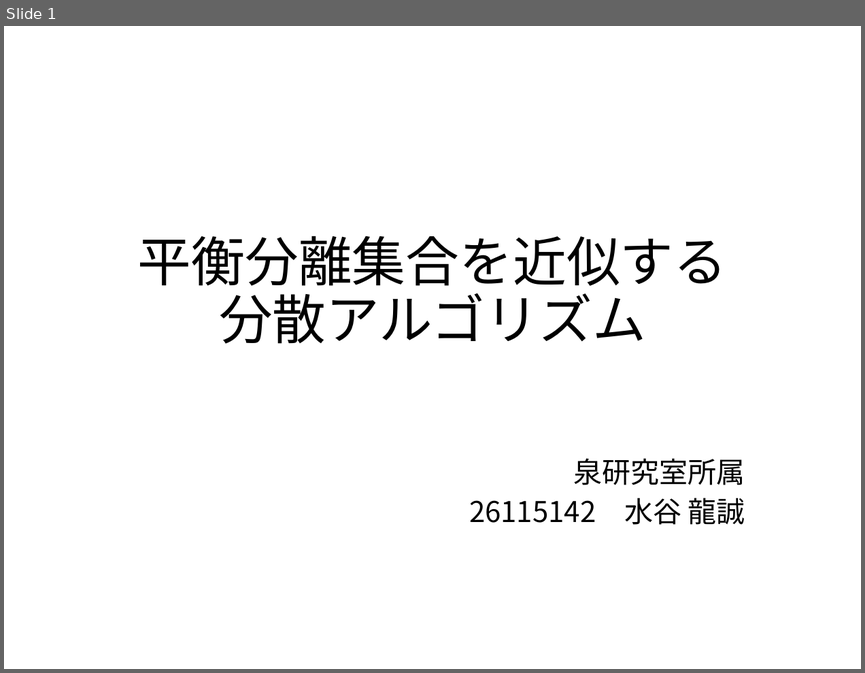
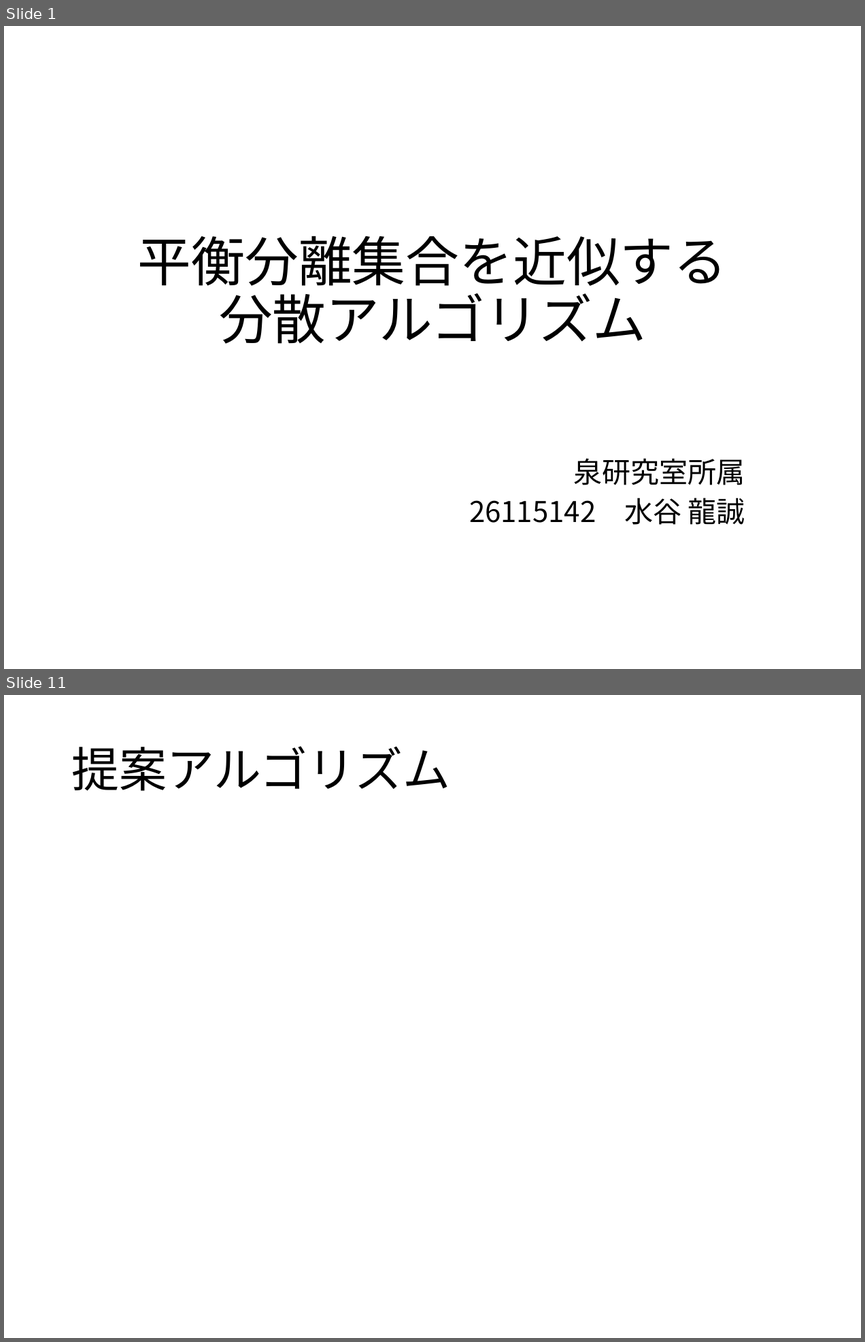
Before and after one commit to ssmr0410/share, a slide deck: slide/mizutani_pre.pptx. Shown one above the other, each under a label of ours: slide 1 before the commit, slides 1 and 11 after it; the slides between them are not shown. The pictures are 865x673 and 865x1342 pixels, drawn with LibreOffice and Linux fonts; fonts in the diff are those of the drawing; grey boxes stand for pictures. Boxes give left, top, right and bottom in pixels: in the first picture for what was removed or moved away, otherwise in the second. Text is boxed around its words. In the diff, an @@ line names an element or a change of style, - is before the commit and + after.

```diff
--- a/slide/mizutani_pre.pptx
+++ b/slide/mizutani_pre.pptx
@@ slide 11 added at (x1=4, y1=695, x2=861, y2=1338), background #FFFFFF @@
@@ title added at (x1=71, y1=746, x2=450, y2=791), 40 pt, text #000000 @@
+提案アルゴリズム
```
Also in this commit, not shown: 9 other slides added.
